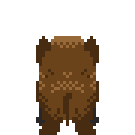
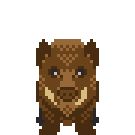
Layer changes from the first 135×135 image to the second:
hid group "backIdle" (6 layers) over [36, 36, 99, 126]
hid "Layer 4" (1st of 3, in "backIdle"), painted on it over [36, 36, 99, 126]
showed group "frontIdle" (10 layers) over [36, 36, 99, 126]
added layer "Layer 8" in group "frontIdle" over [45, 87, 87, 105]
renamed "Layer 1" to "Layer 2", showed it, moved it above "Layer 7" over [36, 39, 99, 126]
